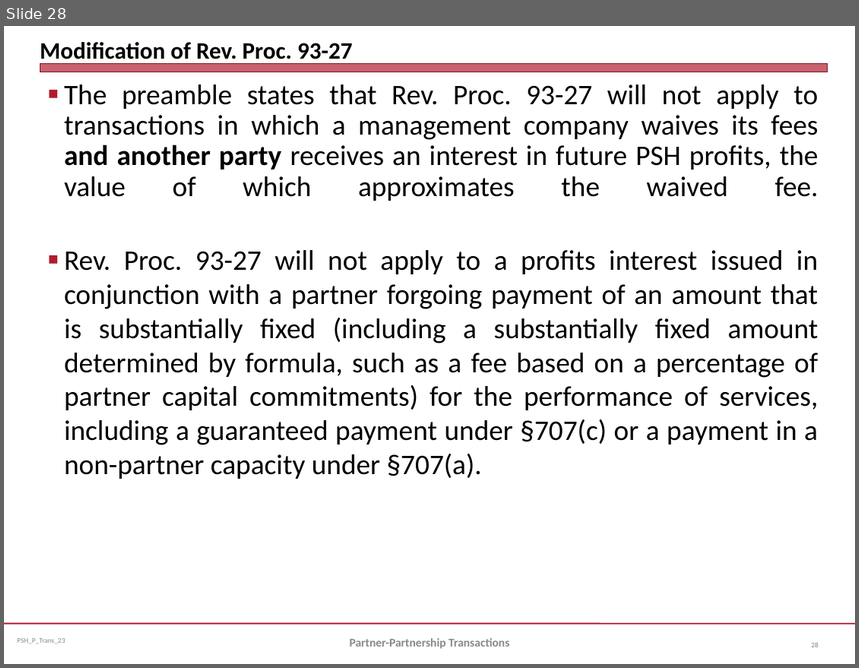
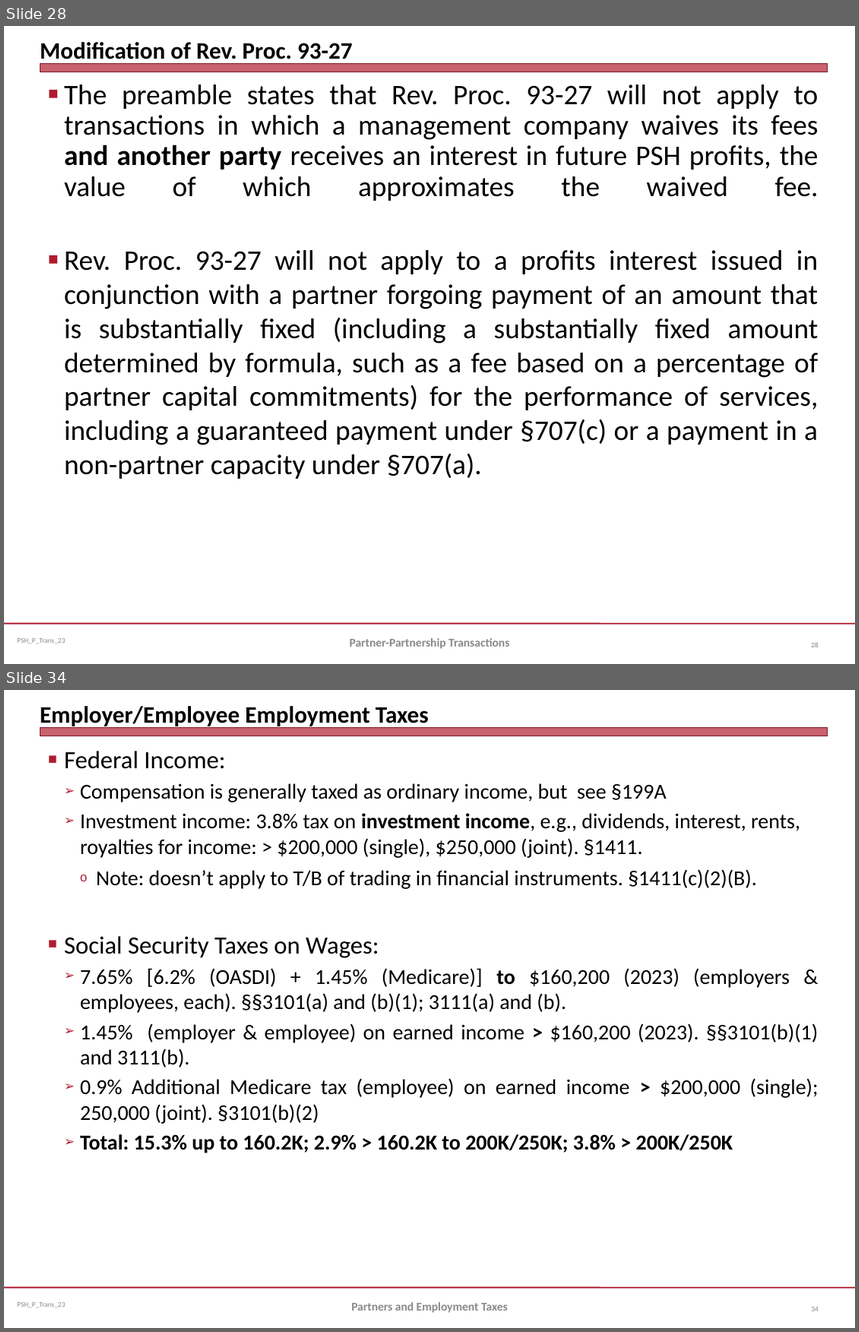
Before and after one commit to jmc877/Partnership-Tax, a slide deck: slides/PSH_P_Trans_23.pptx. Shown one above the other, each under a label of ours: slide 28 before the commit, slides 28 and 34 after it; the slides between them are not shown. The pictures are 859x668 and 859x1332 pixels, drawn with LibreOffice and Linux fonts; fonts in the diff are those of the drawing. Boxes give left, top, right and bottom in pixels: in the first picture for what was removed or moved away, otherwise in the second. Text is boxed around its words. In the diff, an @@ line names an element or a change of style, - is before the commit and + after.

```diff
--- a/slides/PSH_P_Trans_23.pptx
+++ b/slides/PSH_P_Trans_23.pptx
@@ slide 34 added at <box>4,690,855,1328</box>, background #FFFFFF; not listed: 3 template elements that a slide beside it also shows @@
@@ title added at <box>40,706,429,729</box>, 20 pt, text #000000, bold @@
+Employer/Employee Employment Taxes
@@ text added at <box>64,751,819,1154</box>, 18 pt, text #000000 @@
+■ Federal Income:
+  ➢ Compensation is generally taxed as ordinary income, but see §199A
+  ➢ Investment income: 3.8% tax on investment income, e.g., dividends, interest, rents, royalties for income: > $200,000 (single), $250,000 (joint). §1411.
+    o Note: doesn’t apply to T/B of trading in financial instruments. §1411(c)(2)(B).
+■ Social Security Taxes on Wages:
+  ➢ 7.65% [6.2% (OASDI) + 1.45% (Medicare)] to $160,200 (2023) (employers & employees, each). §§3101(a) and (b)(1); 3111(a) and (b).
+  ➢ 1.45% (employer & employee) on earned income > $160,200 (2023). §§3101(b)(1) and 3111(b).
+  ➢ 0.9% Additional Medicare tax (employee) on earned income > $200,000 (single); 250,000 (joint). §3101(b)(2)
+  ➢ Total: 15.3% up to 160.2K; 2.9% > 160.2K to 200K/250K; 3.8% > 200K/250K
@@ text added at <box>351,1303,508,1313</box>, 10 pt, text #898989, bold @@
+Partners and Employment Taxes
@@ page number added at <box>811,1307,818,1312</box>, 6 pt, text #808080 @@
+34
```
Also in this commit, not shown: 8 other slides added, 1 other file.
